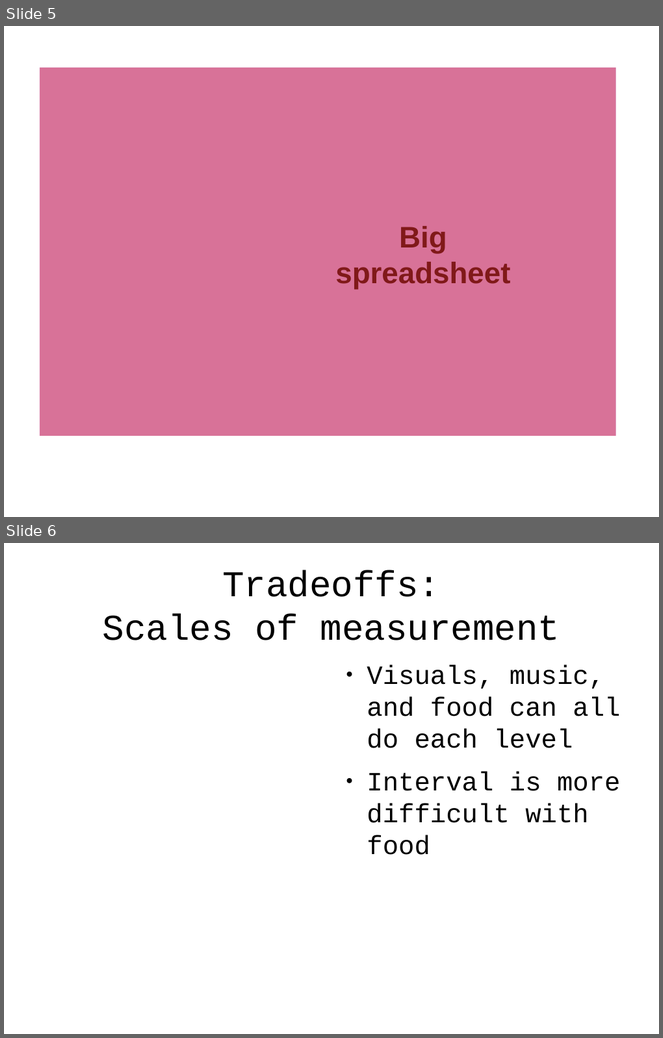
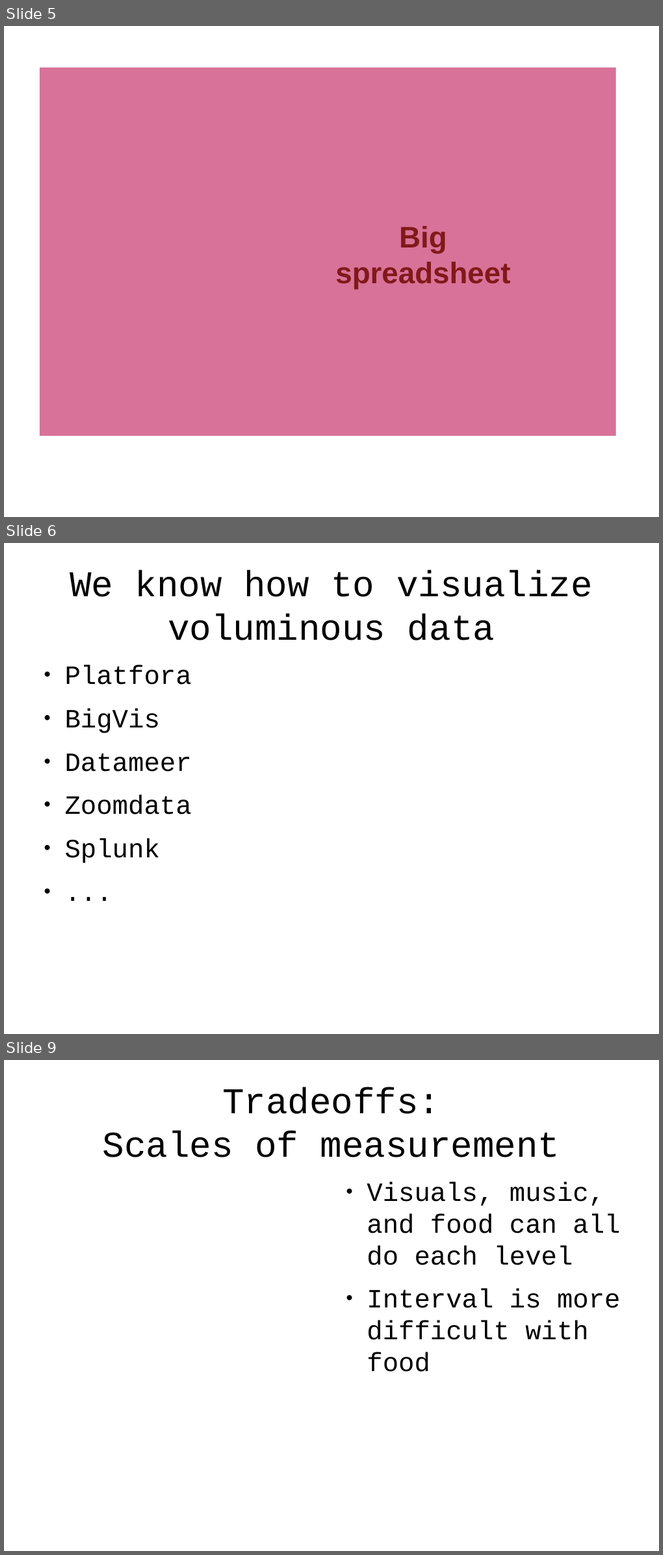
Before and after one commit to tlevine/gastronomification-big-data-talk, a slide deck: big-senses.odp. Shown one above the other, each under a label of ours: slides 5 and 6 before the commit, slides 5, 6 and 9 after it; the slides between them are not shown. The pictures are 663x1038 and 663x1555 pixels, drawn with LibreOffice and Linux fonts; fonts in the diff are those of the drawing; background and template pictures are left out. Boxes give left, top, right and bottom in pixels: in the first picture for what was removed or moved away, otherwise in the second. Text is boxed around its words. In the diff, an @@ line names an element or a change of style, - is before the commit and + after.

```diff
--- a/big-senses.odp
+++ b/big-senses.odp
@@ slide 6 added at bbox=[4, 543, 659, 1034], background #FFFFFF @@
@@ title added at bbox=[70, 570, 593, 641], 44 pt, text #000000 @@
+We know how to visualize
+voluminous data
@@ text added at bbox=[65, 665, 192, 863], 32 pt, text #000000 @@
+● Platfora
+● BigVis
+● Datameer
+● Zoomdata
+● Splunk
+● ...
@@ what was slide 6 is now slide 9 @@
```
Also in this commit, not shown: 1 slide changed, 5 other slides added.
